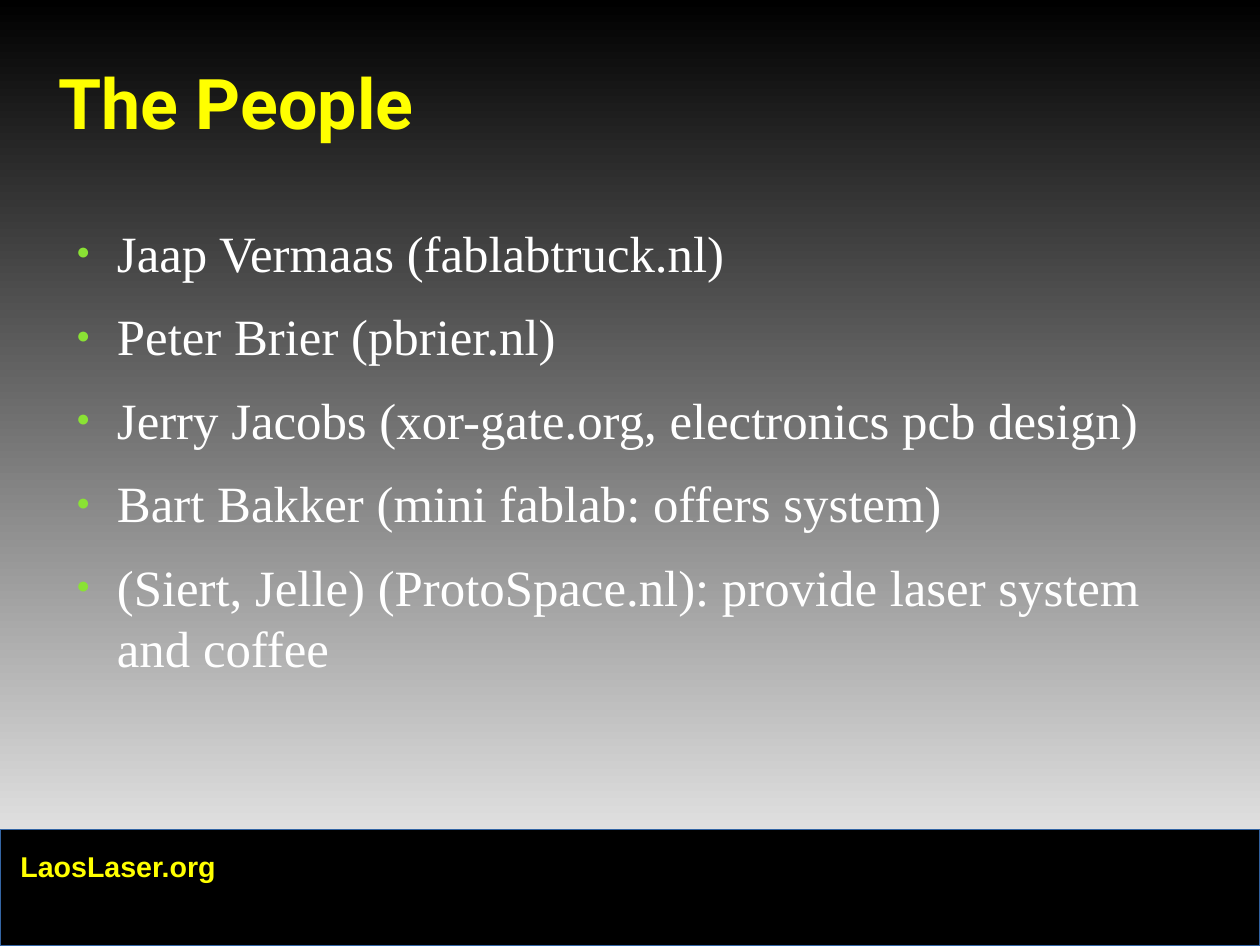
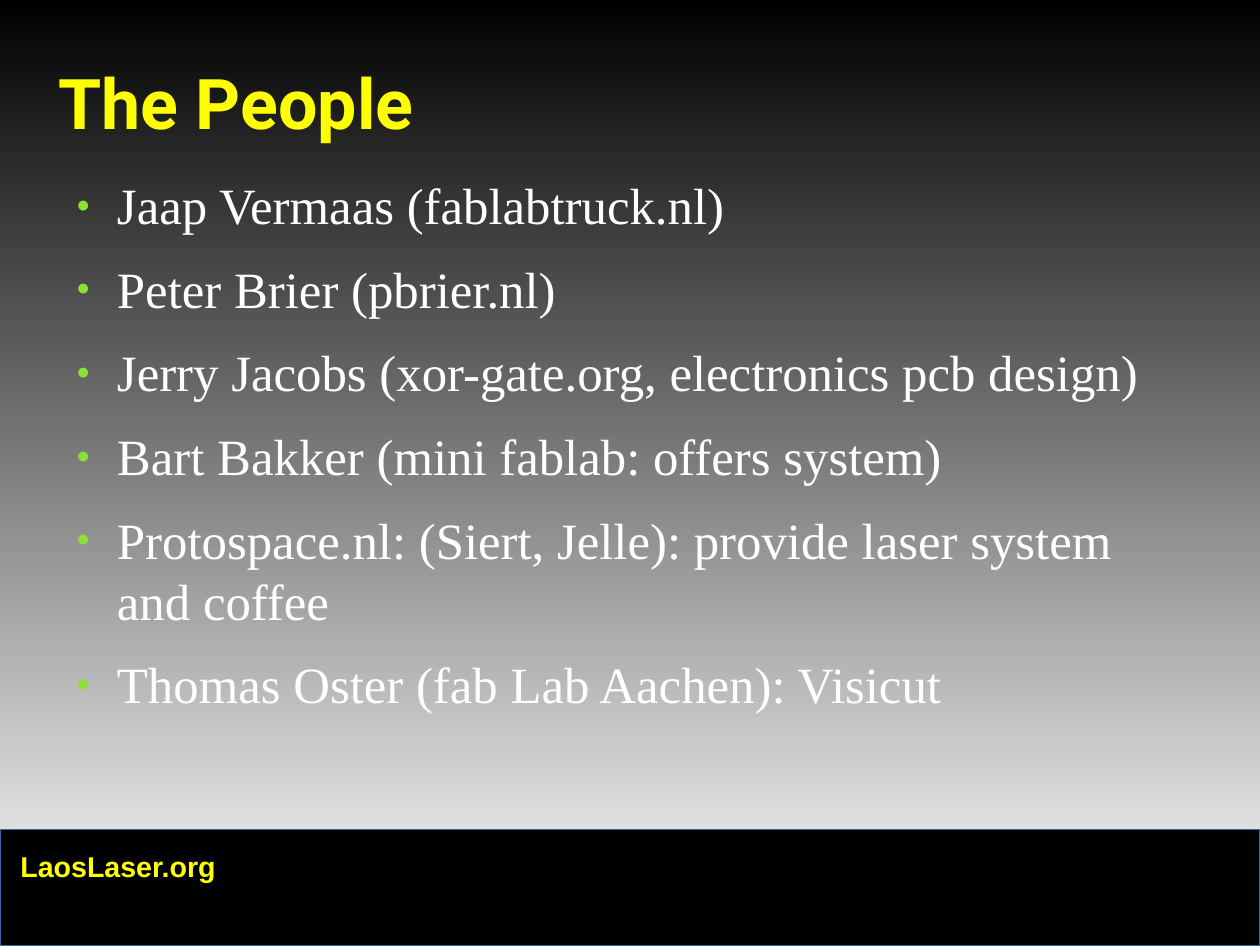
Before and after one commit to LaosLaser/Documentation, a slide deck: slide 3 of ccc-presentation.odp (slide 4 before the commit). Drawn at 1260x946 pixels with LibreOffice and Linux fonts; fonts in the diff are those of the drawing; background and template pictures are left out. Boxes give left, top, right and bottom in pixels: in the first picture for what was removed or moved away, otherwise in the second. Text is boxed around its words. In the diff, an @@ line names an element or a change of style, - is before the commit and + after.

```diff
--- a/ccc-presentation.odp
+++ b/ccc-presentation.odp
@@ text "Jaap Vermaas (fablabtruck.nl)": place and size @@
-text "Jaap Vermaas (fablabtruck.nl)" at (117,236,1139,667)
+text "Jaap Vermaas (fablabtruck.nl)" at (117,188,1138,713)
@@ text at (117,524,1111,713): text changed @@
-● (Siert, Jelle) (ProtoSpace.nl): provide laser system and coffee
+● Protospace.nl: (Siert, Jelle): provide laser system and coffee
+● Thomas Oster (fab Lab Aachen): Visicut
```
Also in this commit, not shown: 6 other slides changed, 4 slides added, 3 slides removed.
